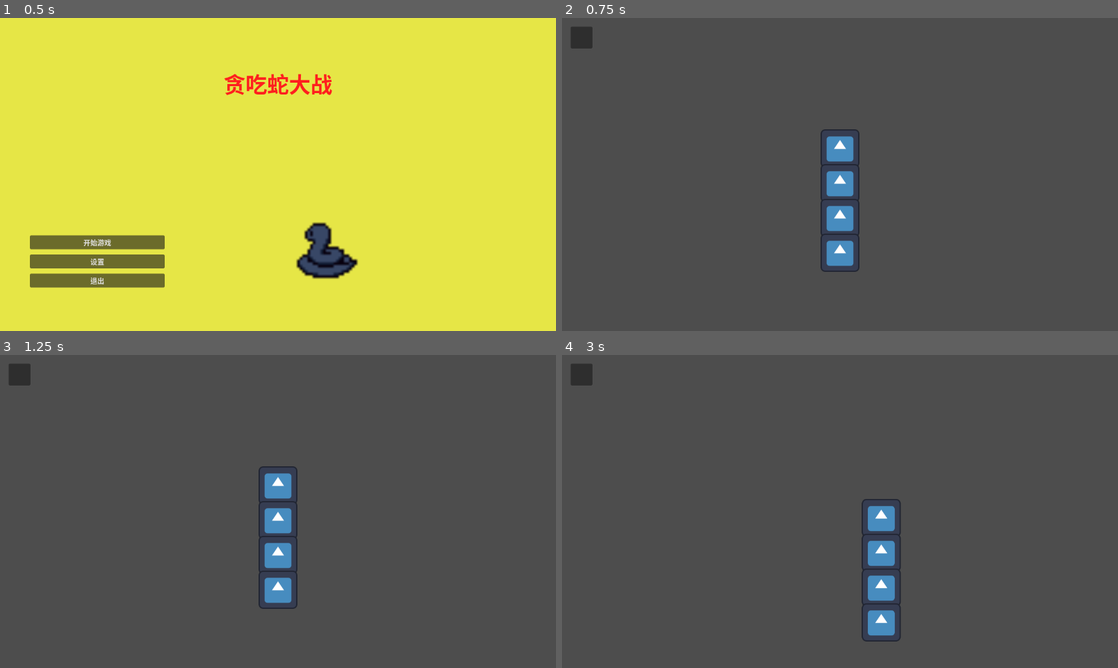
Above: before the commit, frames 1-4 (two rows, left to right).
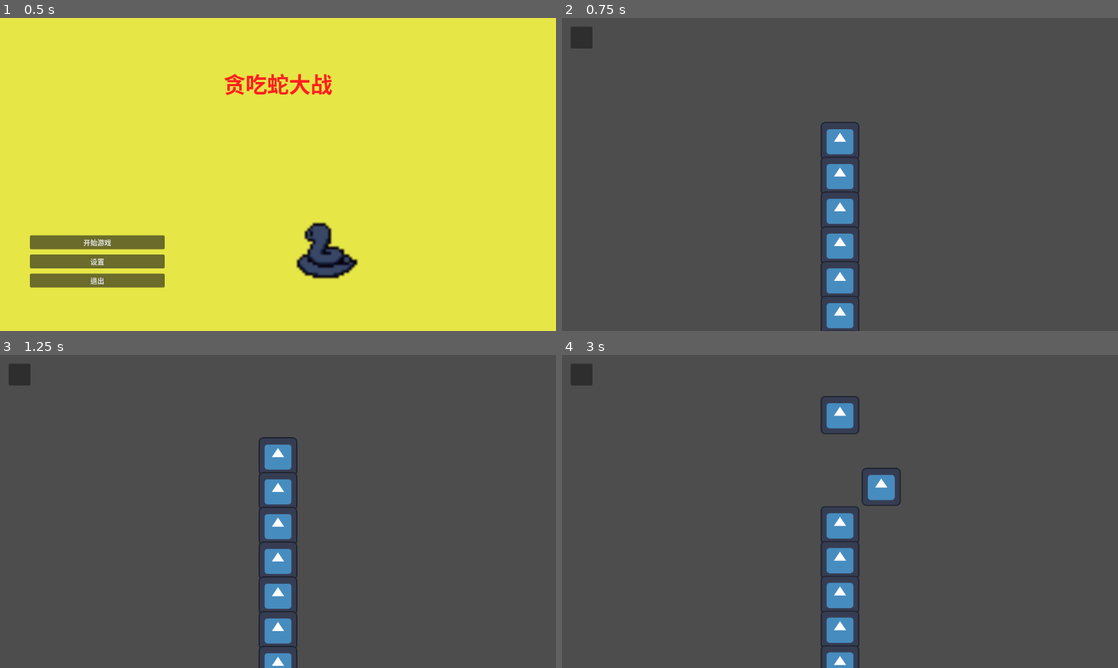
Above: after the commit, the same moments.

Repository: ShenYh98/greedy-snake
Game: Godot game, scene res://StartScreen/StartScreen.tscn
Same seed, same stepped clock (60 frames per second), same inputs: the game is played once before the commit and once after it. The engine's default icon, where the game draws it, is replaced by a stand-in: a white triangle on a blue panel in a dark square.
Inputs:
- Up to frame 1 (0.5 s): no input
- Up to frame 2 (0.75 s): click "开始游戏" at 0.5 s
- Up to frame 3 (1.25 s): no input
- Up to frame 4 (3 s): tap Enter at 1.25 s; hold Right (right) 1.28-2.03 s; hold Down (down) 2.03-2.78 s; hold Right (right) from 2.78 s (still down)

Frame 1 is identical in both runs. In frame 2, 2.3% of the frame differs, in the area x 46-54%, y 33-100%; in frame 3, 2.5%; in frame 4, 5.3%, in the area x 46-61%, y 13-100%.
Error after the commit: Invalid access to property or key 'position' on a base object of type 'Nil'. (res://MainGame/snake/snake.gd:118)

Commit message:
修改 新增 1. 新增蛇身清空逻辑 2. 修改蛇身跟随逻辑

Diff:
--- a/MainGame/main_game.gd
+++ b/MainGame/main_game.gd
@@ -37,12 +37,12 @@
 	gamePausePanel.visible = false
 	snakeCtrl.snake.snakeBody.position = Vector2.ZERO
 	snakeCtrl.signal_move.emit(true)
+	snakeCtrl.signal_clear_body.emit()
 	gameState = STATE.RUN
 
 
 func _ready() -> void:
 	print("main game is ready")
-
 
 	snakeCtrl.position = Vector2(640, 300) # 控制器位置
 	gameOverPanel.position = Vector2(365, 170)
@@ -51,6 +51,9 @@
 	gamePausePanel.visible = false
 
 	gameState = STATE.RUN
+
+	for i in range(10):
+		snakeCtrl.signal_add_body.emit()
 
 	if quitButton:
 		# 先断开可能存在的旧连接，避免重复
--- a/MainGame/snake/snake.gd
+++ b/MainGame/snake/snake.gd
@@ -5,35 +5,54 @@
 var direction_in = Vector2.ZERO
 var direction_cur = Vector2.ZERO
 @export var is_move : bool
-enum DFLAG {LEFT, RIGHT, UP, DOWN}
-@export var directionFlag : DFLAG
 @export var speed : float = 100.0
 var body_parts: Array
 var body_direction: Array
+var body_direction_point: Dictionary[int, Array]
 
 # 蛇前后左右移动
 func body_orientation(event: InputEvent) -> void:
 	if event is InputEventKey:
+		var pos
 		if event.pressed and event.keycode == KEY_D || event.keycode == KEY_RIGHT:
-			directionFlag = DFLAG.RIGHT
+			pos = {
+				"directionFlag" : Vector2.RIGHT,
+				"position" : snakeBody.position
+			}
 		if event.pressed and event.keycode == KEY_S || event.keycode == KEY_DOWN:
-			directionFlag = DFLAG.DOWN
+			pos = {
+				"directionFlag" : Vector2.DOWN,
+				"position" : snakeBody.position
+			}
 		if event.pressed and event.keycode == KEY_A || event.keycode == KEY_LEFT:
-			directionFlag = DFLAG.LEFT
+			pos = {
+				"directionFlag" : Vector2.LEFT,
+				"position" : snakeBody.position
+			}
 		if event.pressed and event.keycode == KEY_W || event.keycode == KEY_UP:
-			directionFlag = DFLAG.UP
+			pos = {
+				"directionFlag" : Vector2.UP,
+				"position" : snakeBody.position
+			}
+		if event.pressed:
+			for i in range(1, body_parts.size()):
+				if body_direction_point.has(i):
+					body_direction_point[i].push_back(pos)
+				else:
+					body_direction_point[i] = []
+					body_direction_point[i].push_back(pos)
 
 
-func turn_direction(curPos: Vector2, pos: Vector2, direction: DFLAG) -> bool:
-	if curPos.distance_to(pos) < 1.0:
-		print("到达： ", pos, " 方向： ", direction)
-		if direction == DFLAG.RIGHT:
+func turn_direction(curPos, pos, direction) -> bool:
+	if curPos.distance_to(pos) < 1:
+		#print("到达： ", pos, " 方向： ", direction)
+		if direction == Vector2.RIGHT:
 			return true
-		elif direction == DFLAG.LEFT:
+		elif direction == Vector2.LEFT:
 			return true
-		elif direction == DFLAG.DOWN:
+		elif direction == Vector2.DOWN:
 			return true
-		elif direction == DFLAG.UP:
+		elif direction == Vector2.UP:
 			return true
 
 	return false
@@ -43,7 +62,7 @@
 func _add_body() -> void:
 	if body_parts.is_empty():
 		body_parts.push_back(snakeBody)
-		body_direction.push_back(Vector2.DOWN);
+		body_direction.push_back(Vector2.UP);
 	else:
 		var NewBody = preload("res://MainGame/snake/SnakeBody.tscn")
 		var newBody = NewBody.instantiate()
@@ -53,7 +72,19 @@
 
 		add_child(newBody)
 		body_parts.push_back(newBody)
-		body_direction.push_back(Vector2.DOWN);
+		body_direction.push_back(Vector2.UP);
+
+
+# 清空蛇身
+func _clear_body() -> void:
+	for i in range(1, body_parts.size()):
+		if body_parts[i] and body_parts[i] != snakeBody:
+			body_parts[i].queue_free()  # 从场景中删除节点
+
+	body_parts.clear()
+	body_direction.clear()
+	body_direction_point.clear()
+	body_parts.push_back(snakeBody) # 重新添加蛇头
 
 
 func _move(value) -> void:
@@ -69,9 +100,7 @@
 func _ready() -> void:
 	print("snake sprite is ready")
 	is_move = true
-
-	for i in range(4):
-		_add_body()
+	direction_cur = Vector2.UP
 
 
 func _process(delta: float) -> void:
@@ -79,18 +108,16 @@
 		if direction_in != Vector2.ZERO:
 			direction_cur = direction_in
 
-		for i in range(body_parts.size()):
-			body_parts[i].position += direction_cur * speed * delta
-			#body_parts[i].position += body_direction[i] * speed * delta
+		body_parts[0].position += direction_cur * speed * delta
 
-			#if turn_direction(body_parts[i].position, Vector2(0, 300), DFLAG.RIGHT):
-				#body_direction[i] = Vector2.RIGHT
-			#if turn_direction(body_parts[i].position, Vector2(100, 300), DFLAG.UP):
-				#body_direction[i] = Vector2.UP
-			#if turn_direction(body_parts[i].position, Vector2(100, 0), DFLAG.LEFT):
-				#body_direction[i] = Vector2.LEFT
-			#if turn_direction(body_parts[i].position, Vector2(0, 0), DFLAG.DOWN):
-				#body_direction[i] = Vector2.DOWN
+		for i in range(1, body_parts.size()):
+			body_parts[i].position += body_direction[i] * speed * delta
+
+			if !body_direction_point.is_empty():
+				if !body_direction_point[i].is_empty():
+					if turn_direction(body_parts[i].position, body_direction_point[i][0].position, body_direction_point[i][0].directionFlag):
+						body_direction[i] = body_direction_point[i][0].directionFlag
+						body_direction_point[i].pop_front()
 
 		#velocity = direction_cur * 100 * delta # 碰撞体参数
 		#move_and_slide()
--- a/MainGame/snake_ctrl.gd
+++ b/MainGame/snake_ctrl.gd
@@ -3,12 +3,15 @@
 @onready var snake = $Snake
 
 signal signal_move(value: bool)
-
+signal signal_add_body()
+signal signal_clear_body()
 
 # Called when the node enters the scene tree for the first time.
 func _ready() -> void:
 	print("snake ctrl is ready")
 	signal_move.connect(snake._move)
+	signal_add_body.connect(snake._add_body)
+	signal_clear_body.connect(snake._clear_body)
 
 
 # Called every frame. 'delta' is the elapsed time since the previous frame.
